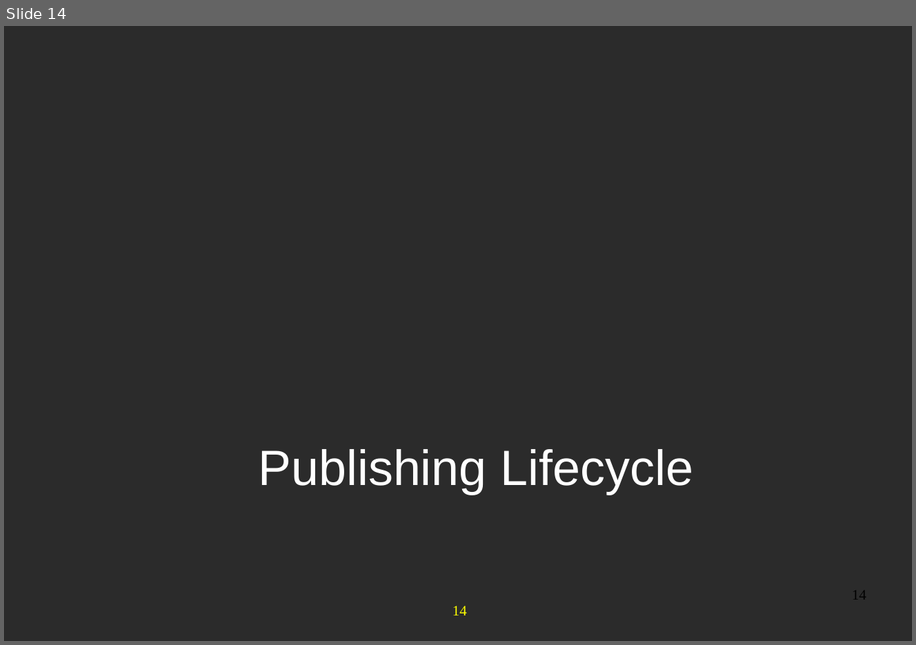
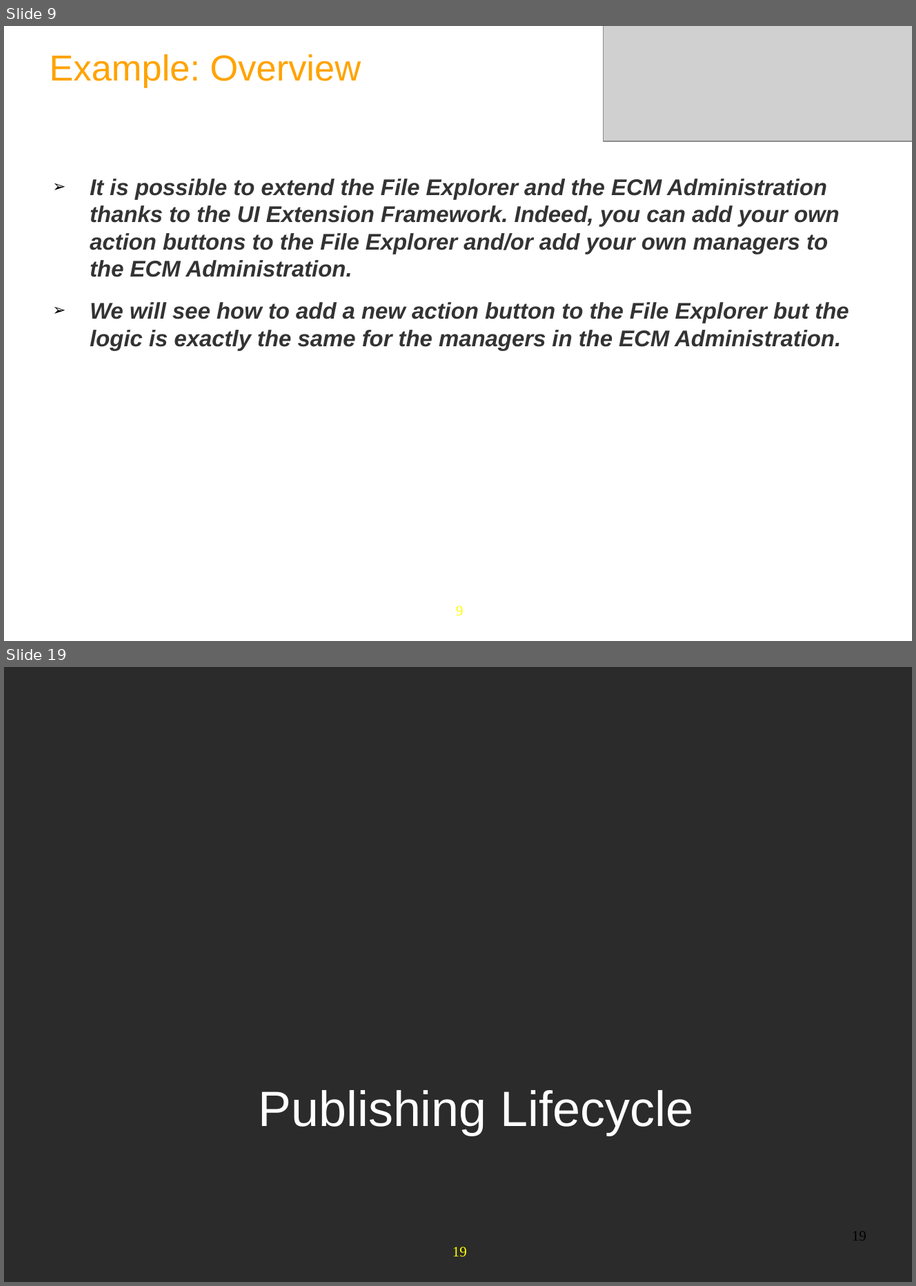
Before and after one commit to anhvurz90/training, a slide deck: exo-developer/280-wcm-customization/slides/280-WCM-XDev-en.ppt. Shown one above the other, each under a label of ours: slide 14 before the commit, slides 9 and 19 after it; the slides between them are not shown. The pictures are 916x645 and 916x1286 pixels, drawn with LibreOffice and Linux fonts; fonts in the diff are those of the drawing; grey boxes stand for pictures; background and template pictures are left out; a plain dark background stands for a picture behind light text. Boxes give left, top, right and bottom in pixels: in the first picture for what was removed or moved away, otherwise in the second. Text is boxed around its words. In the diff, an @@ line names an element or a change of style, - is before the commit and + after.

```diff
--- a/exo-developer/280-wcm-customization/slides/280-WCM-XDev-en.ppt
+++ b/exo-developer/280-wcm-customization/slides/280-WCM-XDev-en.ppt
@@ slide 9 added at box(4, 26, 912, 641), background #FFFFFF; not listed: 1 template element that a slide beside it also shows @@
@@ picture added at box(604, 26, 912, 141) @@
@@ title added at box(50, 54, 361, 87), 35 pt, text #FFA300 @@
+Example: Overview
@@ text added at box(90, 178, 849, 351), 22 pt, text #333333, bold, italic @@
+➢ It is possible to extend the File Explorer and the ECM Administration thanks to the UI Extension Framework. Indeed, you can add your own action buttons to the File Explorer and/or add your own managers to the ECM Administration.
+➢ We will see how to add a new action button to the File Explorer but the logic is exactly the same for the managers in the ECM Administration.
@@ what was slide 14 is now slide 19 @@
@@ page number at box(852, 1231, 866, 1240): text changed @@
-14
+19
@@ page number at box(452, 1247, 467, 1256): text changed @@
-14
+19
```
Also in this commit, not shown: 11 slides changed, 14 other slides added, 7 slides removed, 5 other files.
